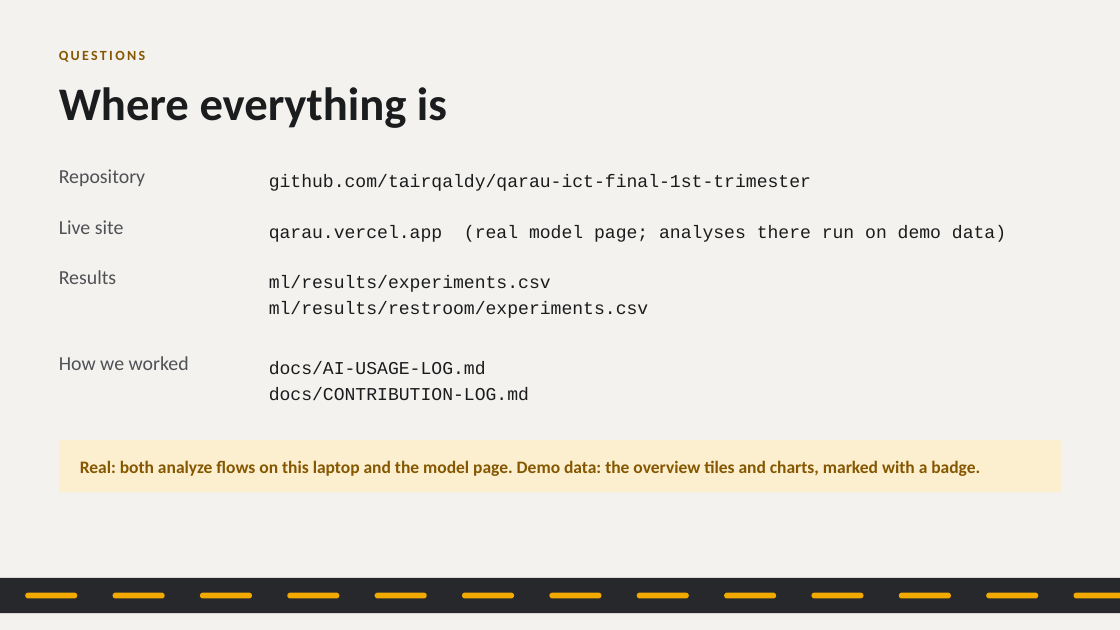
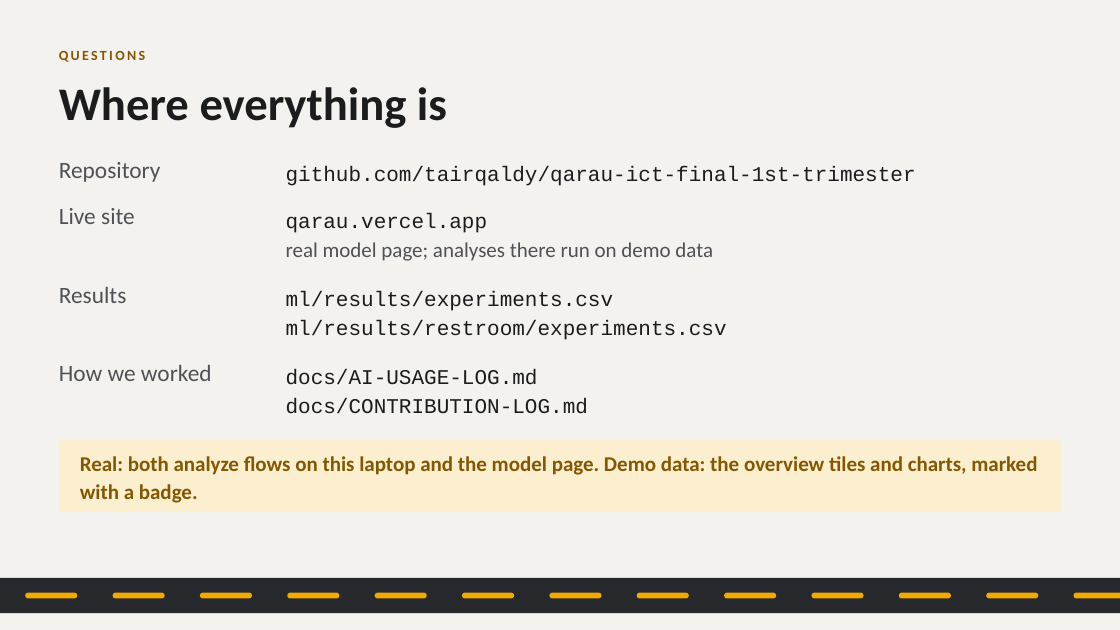
Before and after one commit to tairqaldy/jolscan-ict-final-1st-trimester, a slide deck: slide 12 of docs/deck/qarau-defense-deck.pptx. Drawn at 1120x630 pixels with LibreOffice and Linux fonts; fonts in the diff are those of the drawing. Boxes give left, top, right and bottom in pixels: in the first picture for what was removed or moved away, otherwise in the second. Text is boxed around its words. In the diff, an @@ line names an element or a change of style, - is before the commit and + after.

```diff
--- a/docs/deck/qarau-defense-deck.pptx
+++ b/docs/deck/qarau-defense-deck.pptx
@@ text "Repository": place and size @@
-text "Repository" at <box>59,169,145,186</box>
+text "Repository" at <box>59,162,161,182</box>
@@ text "github.com/tairqaldy/qarau-ict-final-1st-trimester": place and size @@
-text "github.com/tairqaldy/qarau-ict-final-1st-trimester" at <box>269,175,811,191</box>
+text "github.com/tairqaldy/qarau-ict-final-1st-trimester" at <box>286,166,916,186</box>
@@ text "Live site": place and size @@
-text "Live site" at <box>59,220,124,234</box>
+text "Live site" at <box>59,208,135,224</box>
@@ text at <box>286,213,713,261</box>: text changed; size 15.5 to 18 pt; font Courier New to Calibri; text colour #1B1C1E to #4F5156 @@
-qarau.vercel.app (real model page; analyses there run on demo data)
+qarau.vercel.app
+real model page; analyses there run on demo data
@@ size 17 to 20 pt in 4 elements at <box>59,365,212,381</box>, <box>59,162,161,182</box>, <box>59,208,135,224</box>, <box>59,287,127,303</box> @@
@@ text "Results": place and size @@
-text "Results" at <box>59,270,116,284</box>
+text "Results" at <box>59,287,127,303</box>
@@ size 15.5 to 18 pt; line spacing 1.2 to 1.15 in 3 elements at <box>286,369,588,414</box>, <box>286,166,916,186</box>, <box>286,291,727,340</box> @@
@@ text "ml/results/experiments.csv": place and size @@
-text "ml/results/experiments.csv" at <box>269,276,649,318</box>
+text "ml/results/experiments.csv" at <box>286,291,727,340</box>
@@ text "How we worked": place and size @@
-text "How we worked" at <box>59,356,189,370</box>
+text "How we worked" at <box>59,365,212,381</box>
@@ text "docs/AI-USAGE-LOG.md": place and size @@
-text "docs/AI-USAGE-LOG.md" at <box>269,361,529,401</box>
+text "docs/AI-USAGE-LOG.md" at <box>286,369,588,414</box>
@@ rounded rectangle: place and size @@
-rounded rectangle at <box>59,440,1061,492</box>
+rounded rectangle at <box>59,440,1061,512</box>
@@ text "Real: both analyze flows on ..." at <box>80,456,1037,503</box>: size 15 to 18 pt; line spacing 1 to 1.1 @@
```
Also in this commit, not shown: 16 other slides changed, 5 other files.
